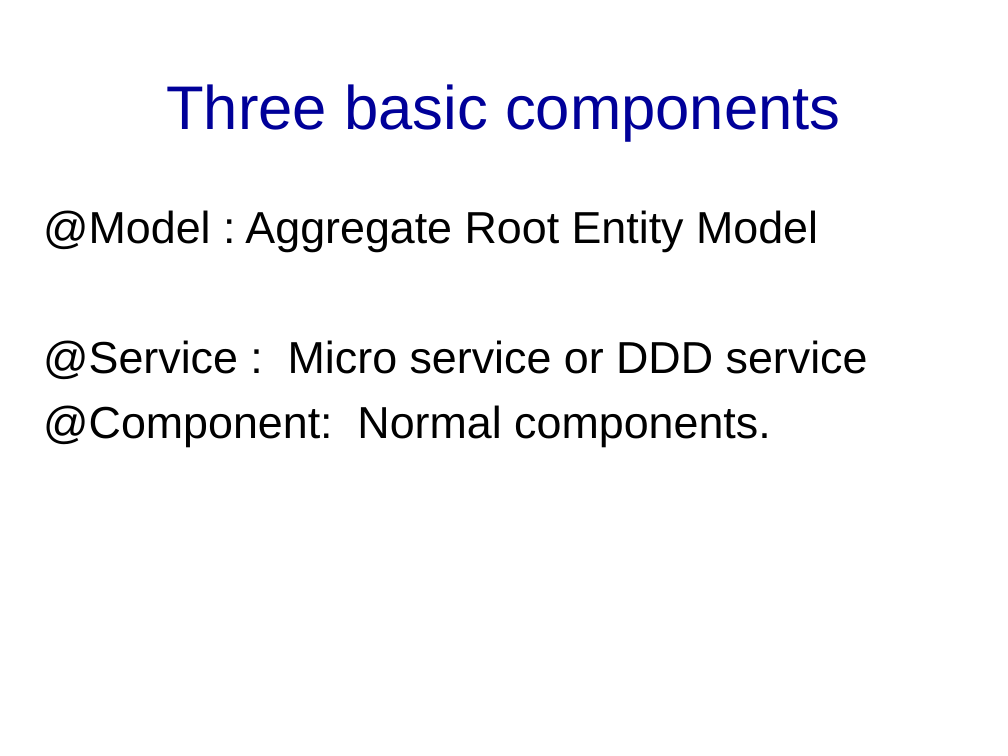
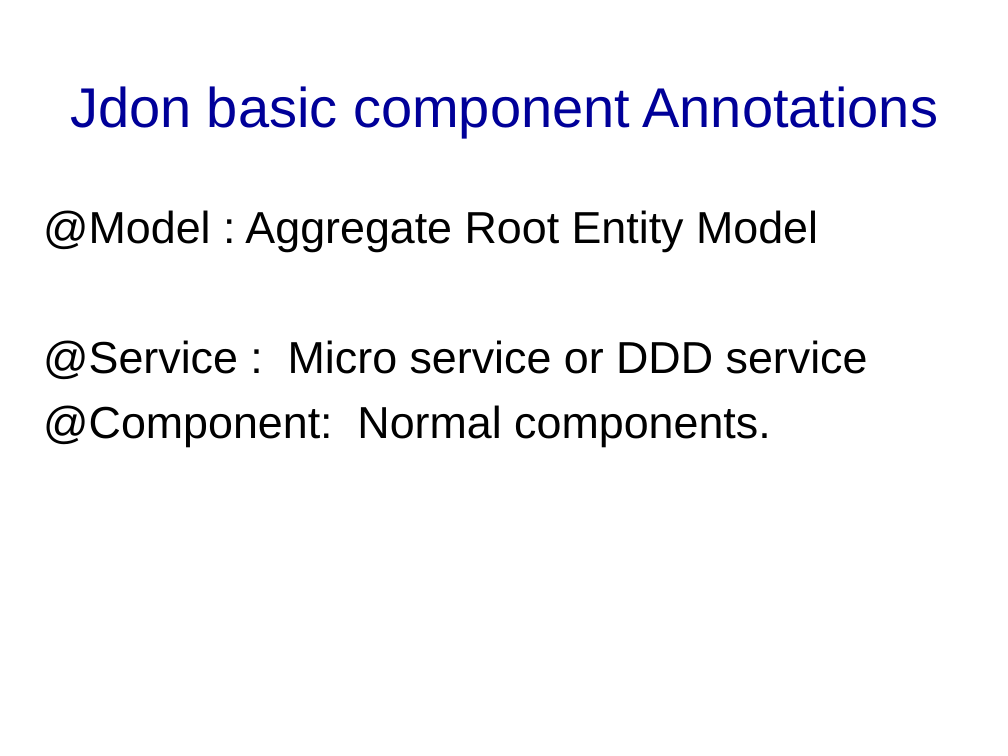
Before and after one commit to banq/banq.github.io, a slide deck: slide 13 of JdonFramework.ppt (slide 12 before the commit). Drawn at 1008x756 pixels with LibreOffice and Linux fonts; fonts in the diff are those of the drawing; background and template pictures are left out. Boxes give left, top, right and bottom in pixels: in the first picture for what was removed or moved away, otherwise in the second. Text is boxed around its words. In the diff, an @@ line names an element or a change of style, - is before the commit and + after.

```diff
--- a/JdonFramework.ppt
+++ b/JdonFramework.ppt
@@ title at (70, 86, 939, 137): text changed; size 44 to 40 pt @@
-Three basic components
+Jdon basic component Annotations
```
Also in this commit, not shown: 8 other slides changed, 5 slides added, 4 slides removed.
